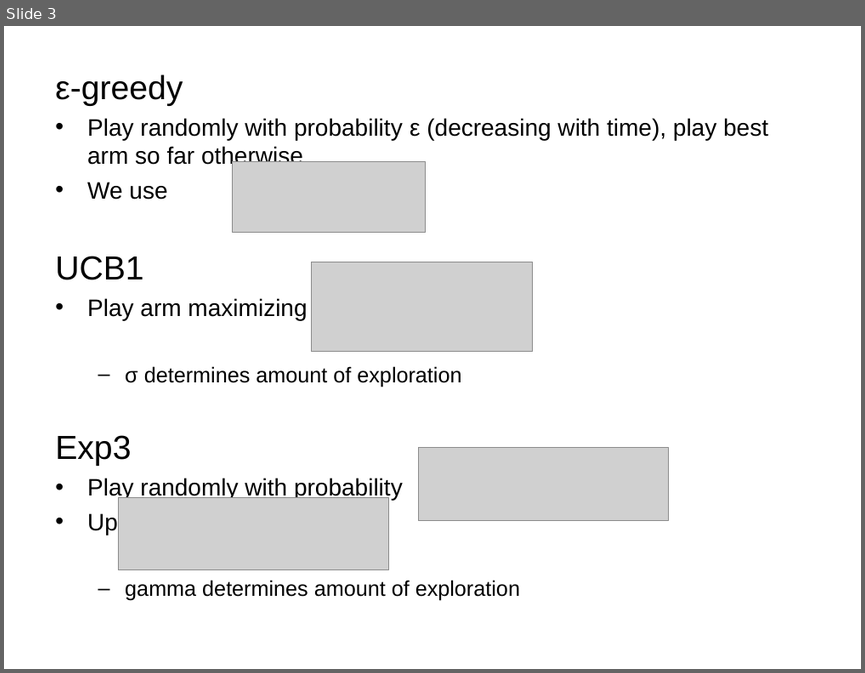
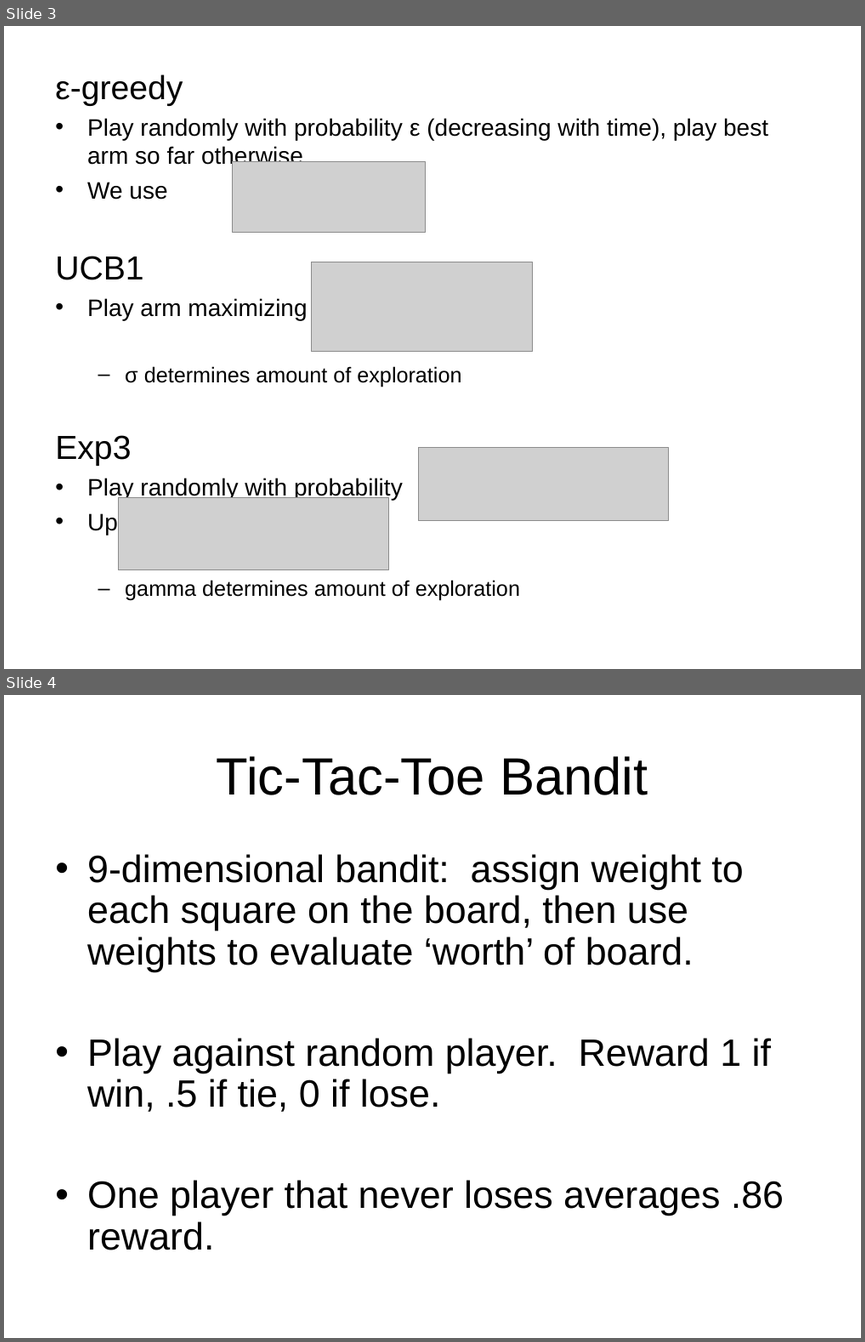
Before and after one commit to laurel2935/bandits, a slide deck: Poster/discretization_toe.ppt. Shown one above the other, each under a label of ours: slide 3 before the commit, slides 3 and 4 after it. The pictures are 865x673 and 865x1342 pixels, drawn with LibreOffice and Linux fonts; fonts in the diff are those of the drawing; grey boxes stand for pictures. Boxes give left, top, right and bottom in pixels: in the first picture for what was removed or moved away, otherwise in the second. Text is boxed around its words. In the diff, an @@ line names an element or a change of style, - is before the commit and + after.

```diff
--- a/Poster/discretization_toe.ppt
+++ b/Poster/discretization_toe.ppt
@@ slide 4 added at (4,695,861,1338), background #FFFFFF @@
@@ title added at (216,756,647,795), 44 pt, text #000000 @@
+Tic-Tac-Toe Bandit
@@ text added at (87,854,783,1250), 32 pt, text #000000 @@
+• 9-dimensional bandit: assign weight to each square on the board, then use weights to evaluate ‘worth’ of board.
+• Play against random player. Reward 1 if win, .5 if tie, 0 if lose.
+• One player that never loses averages .86 reward.
```
Also in this commit, not shown: 2 slides removed.
